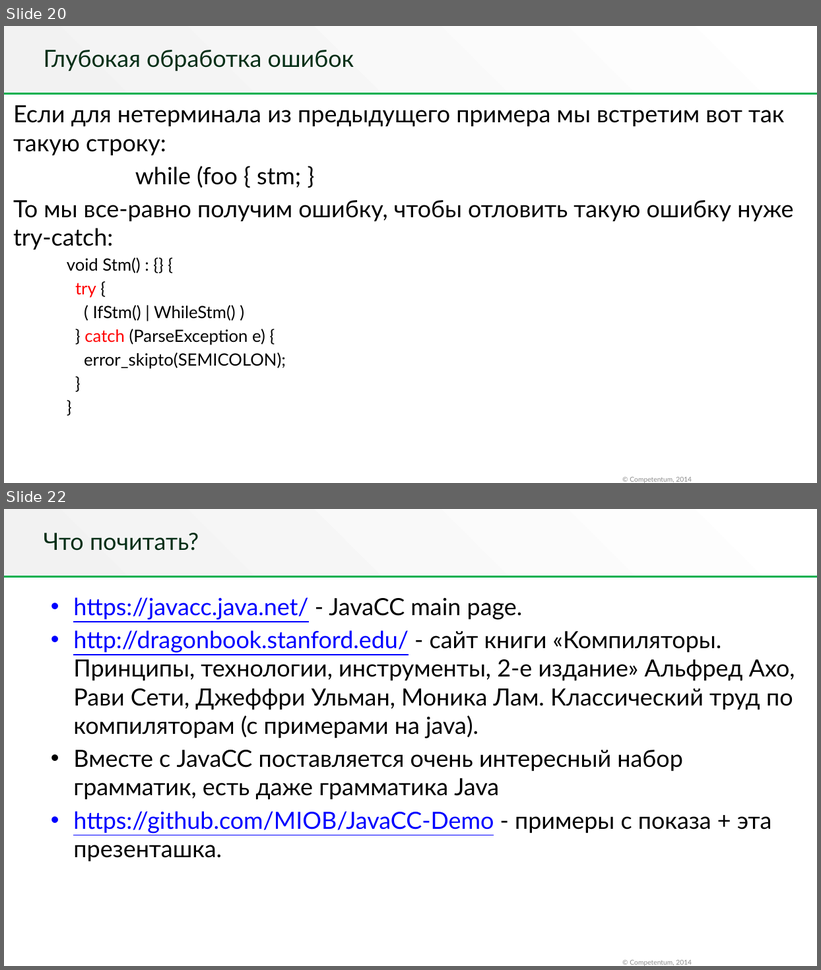
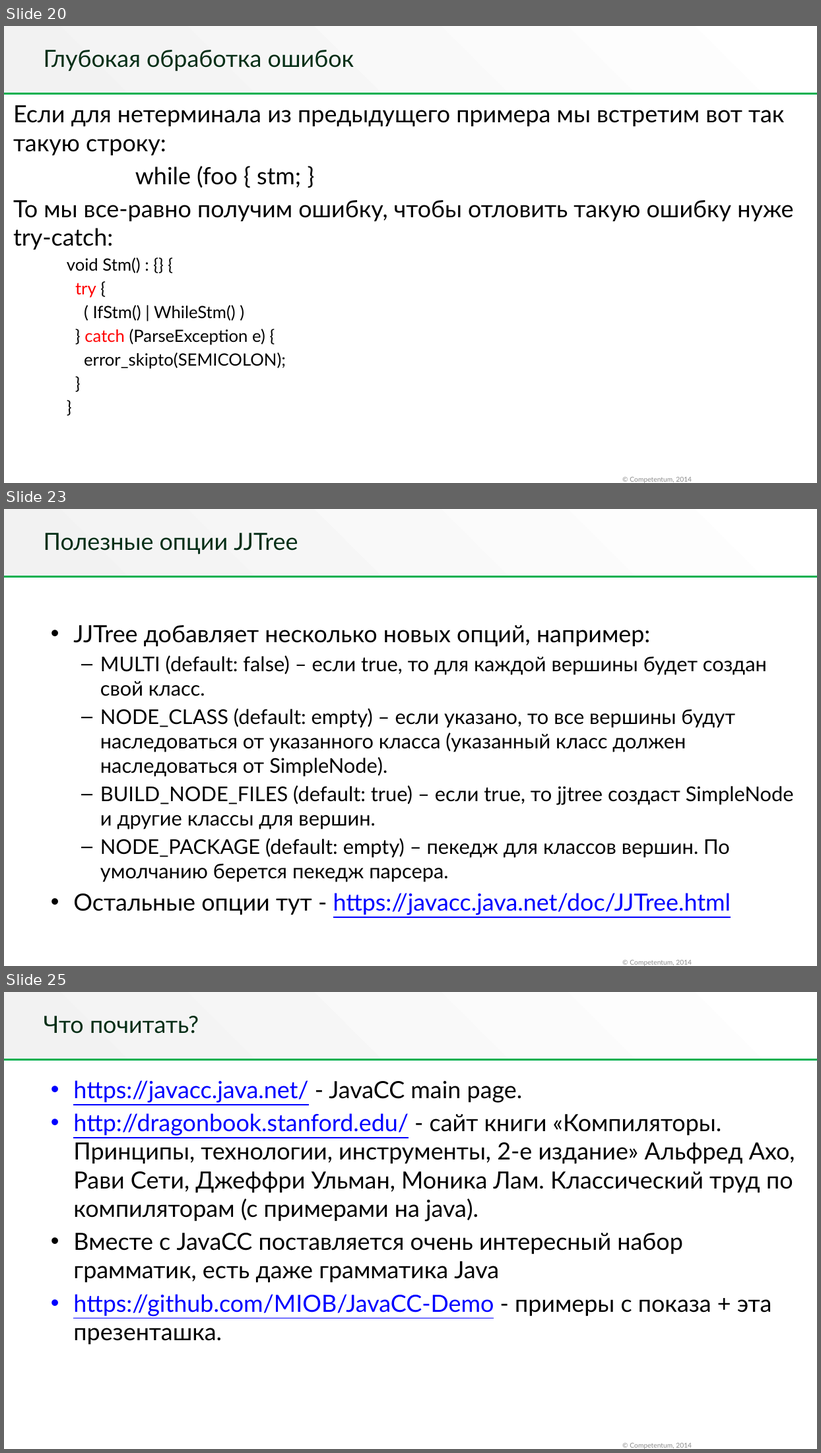
Before and after one commit to MIOB/JavaCC-Demo, a slide deck: JavaCC.pptx. Shown one above the other, each under a label of ours: slides 20 and 22 before the commit, slides 20, 23 and 25 after it; the slides between them are not shown. The pictures are 821x970 and 821x1453 pixels, drawn with LibreOffice and Linux fonts; fonts in the diff are those of the drawing; background and template pictures are left out. Boxes give left, top, right and bottom in pixels: in the first picture for what was removed or moved away, otherwise in the second. Text is boxed around its words. In the diff, an @@ line names an element or a change of style, - is before the commit and + after.

```diff
--- a/JavaCC.pptx
+++ b/JavaCC.pptx
@@ slide 23 added at (4, 509, 817, 966), background #FFFFFF; not listed: 3 template elements that a slide beside it also shows @@
@@ title added at (44, 533, 298, 555), 28 pt, text #042E16 @@
+Полезные опции JJTree
@@ text added at (73, 625, 794, 916), 24 pt, text #000000 @@
+• JJTree добавляет несколько новых опций, например:
+  – MULTI (default: false) – если true, то для каждой вершины будет создан свой класс.
+  – NODE_CLASS (default: empty) – если указано, то все вершины будут наследоваться от указанного класса (указанный класс должен наследоваться от SimpleNode).
+  – BUILD_NODE_FILES (default: true) – если true, то jjtree создаст SimpleNode и другие классы для вершин.
+  – NODE_PACKAGE (default: empty) – пекедж для классов вершин. По умолчанию берется пекедж парсера.
+• Остальные опции тут - https://javacc.java.net/doc/JJTree.html
@@ what was slide 22 is now slide 25 @@
```
Also in this commit, not shown: 2 slides changed, 2 other slides added, 6 other files.
